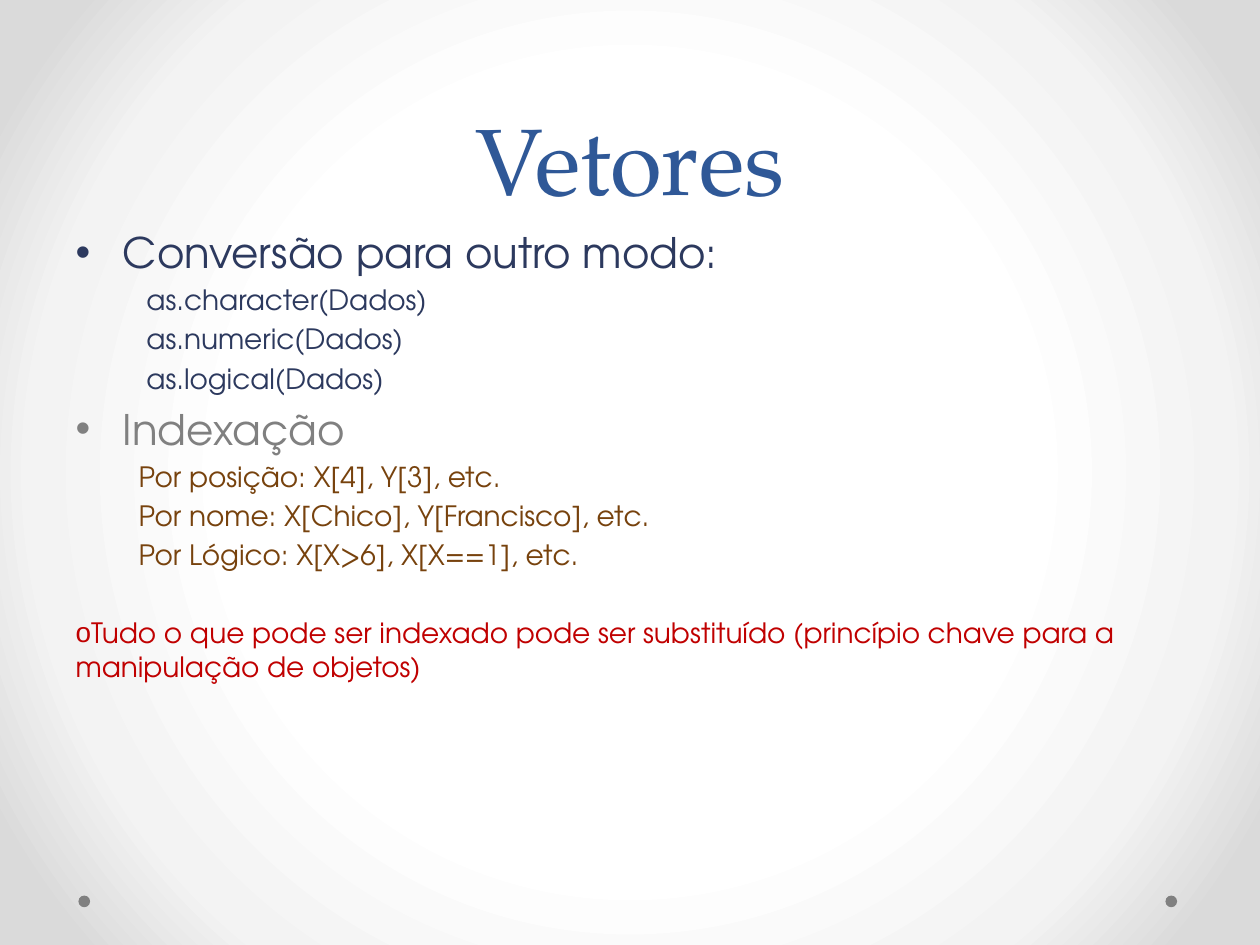
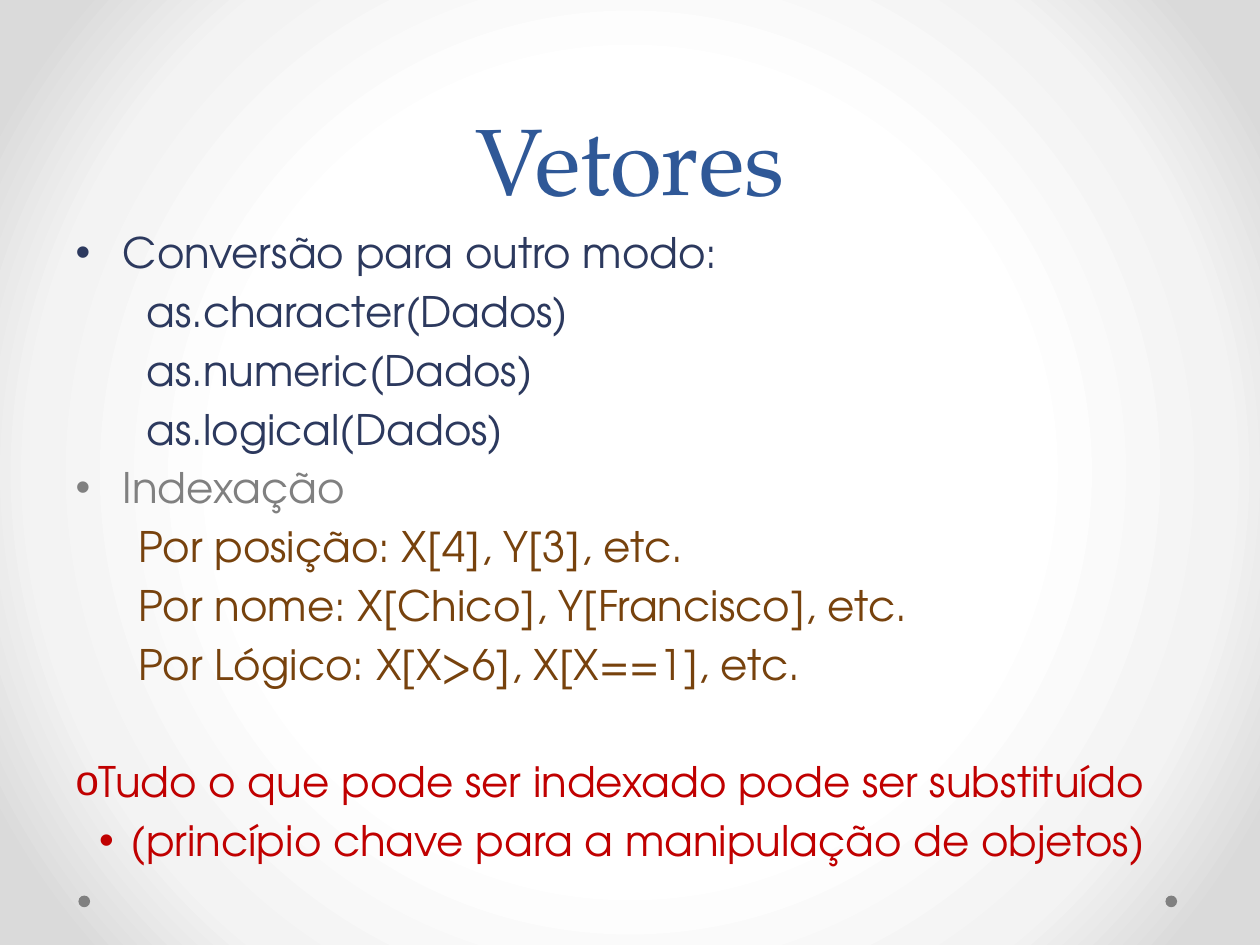
Before and after one commit to vanderfsouza/CursoR, a slide deck: slide 14 of Introdução ao R.pptx (slide 13 before the commit). Drawn at 1260x945 pixels with LibreOffice and Linux fonts; fonts in the diff are those of the drawing. Boxes give left, top, right and bottom in pixels: in the first picture for what was removed or moved away, otherwise in the second. Text is boxed around its words. In the diff, an @@ line names an element or a change of style, - is before the commit and + after.

```diff
--- a/Introdução ao R.pptx
+++ b/Introdução ao R.pptx
@@ text at bbox=[139, 296, 907, 690]: size 16 to 24 pt in "as.character(Dados)", "as.numeric(Dados)", "as.logical(Dados)", "Por posição: X[4], Y[3], etc." and 2 more places; more space between paragraphs @@
@@ text at bbox=[99, 765, 1144, 867]: text changed; size 16 to 24 pt @@
-  o Tudo o que pode ser indexado pode ser substituído (princípio chave para a manipulação de objetos)
+  o Tudo o que pode ser indexado pode ser substituído
+    • (princípio chave para a manipulação de objetos)
```
Also in this commit, not shown: 6 other slides changed, 2 slides added, 1 slide removed, 1 other file.
